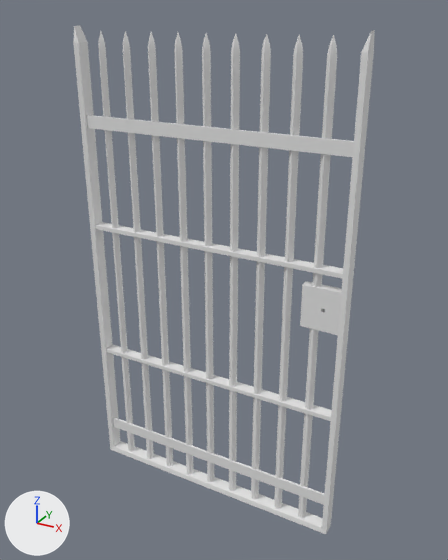
A saved change to the FBX model Assets/_Visual/Environment/_OpenWorld/Structures/Houses_Modular/Doors/old gate.fbx.
The view is the same before and after, from a camera (50 mm lens) standing at (1.29, -2.21, 2.29) and looking at (0.04, 0.05, 1.17). Lighting does not change. The marker at lower left points along +X, +Y and +Z. Where no turn or scale is listed for an object, it has been applied to the vertices.
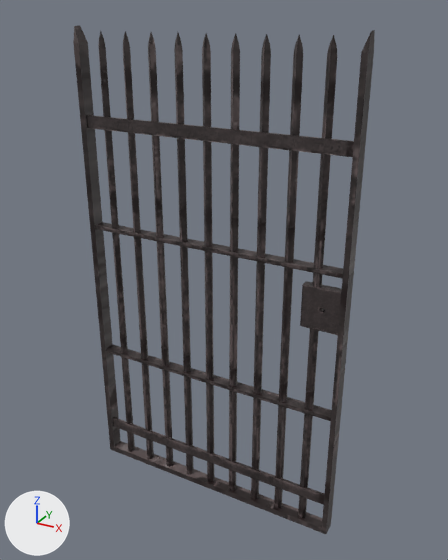
The newer file is also turned or shifted as a whole; pictures and numbers use the older file's frame.

The change, as a list of edits to the scene's bpy script:
```text
Add img_portão_de_ferro_material_basecolor_png:
    img_portão_de_ferro_material_basecolor_png = load_image('Portão de Ferro_Material_BaseColor.png', 'Portão de Ferro_Material_BaseColor.png', 512, 512, 'sRGB')
Add img_portão_de_ferro_material_normal_png:
    img_portão_de_ferro_material_normal_png = load_image('Portão de Ferro_Material_Normal.png', 'Portão de Ferro_Material_Normal.png', 512, 512, 'Non-Color')
Change mat_material:
    add n2 = _N.new('ShaderNodeTexImage'); n2.name = 'Image Texture'
    add n2.image = img_portão_de_ferro_material_basecolor_png
    add n3 = _N.new('ShaderNodeTexImage'); n3.name = 'Image Texture.003'
    add n3.image = img_portão_de_ferro_material_normal_png
    add n4 = _N.new('ShaderNodeNormalMap'); n4.name = 'Normal Map'
    where n0 = _N.new('ShaderNodeBsdfPrincipled'); n0.name = 'Principled BSDF'
    add _L.new(n2.outputs[0], n0.inputs[0])  # 'Color' to 'Base Color'
    add _L.new(n3.outputs[0], n4.inputs[1])  # 'Color' to 'Color'
    add _L.new(n4.outputs[0], n0.inputs[5])  # 'Normal' to 'Normal'
```

Location of each change, [x1, y1, x2, y2] in pixels of the pictures (448 x 560 px):
'Cube.001', surface changed (grey to black)
    both: [73, 26, 375, 534]
